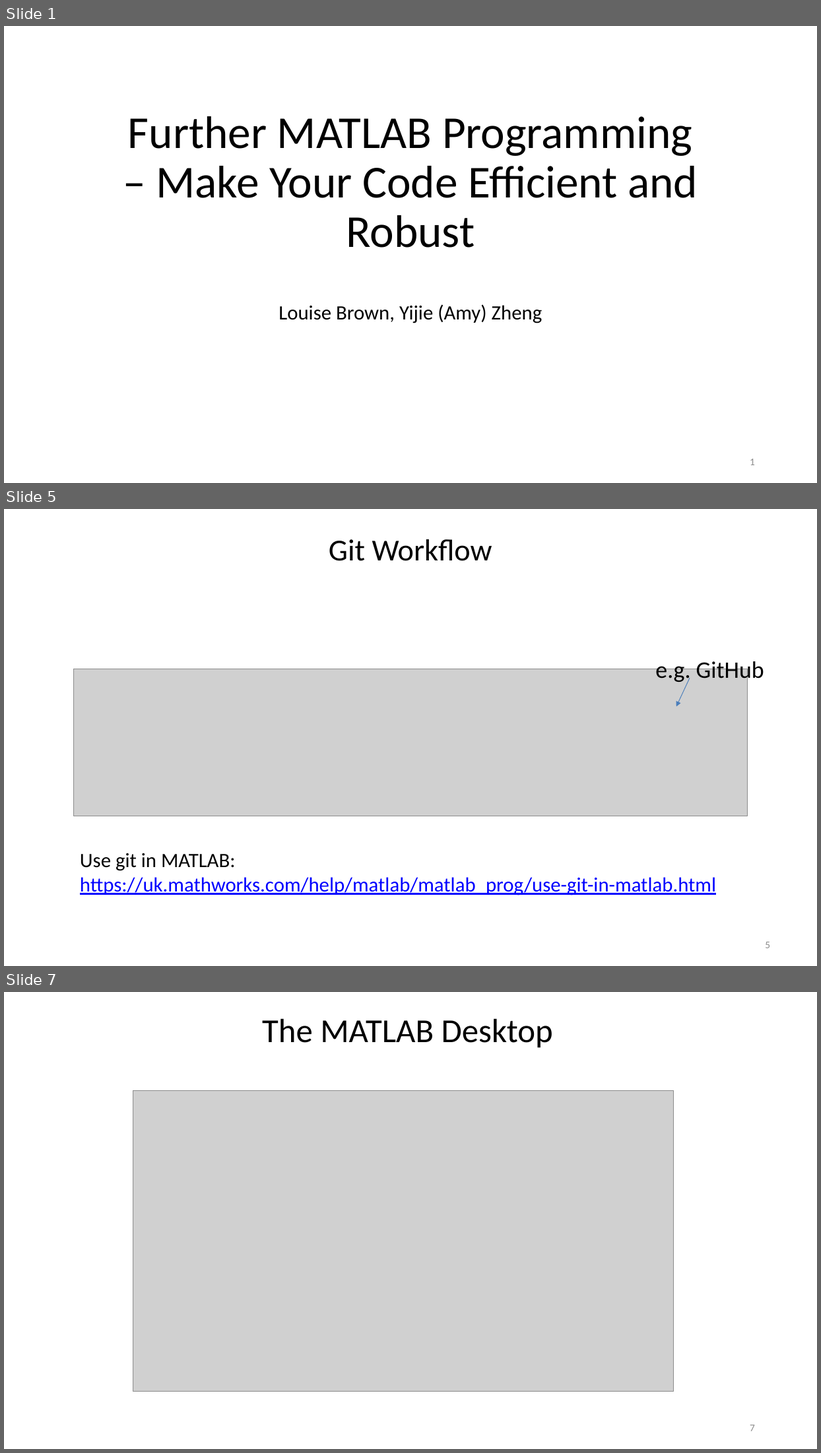
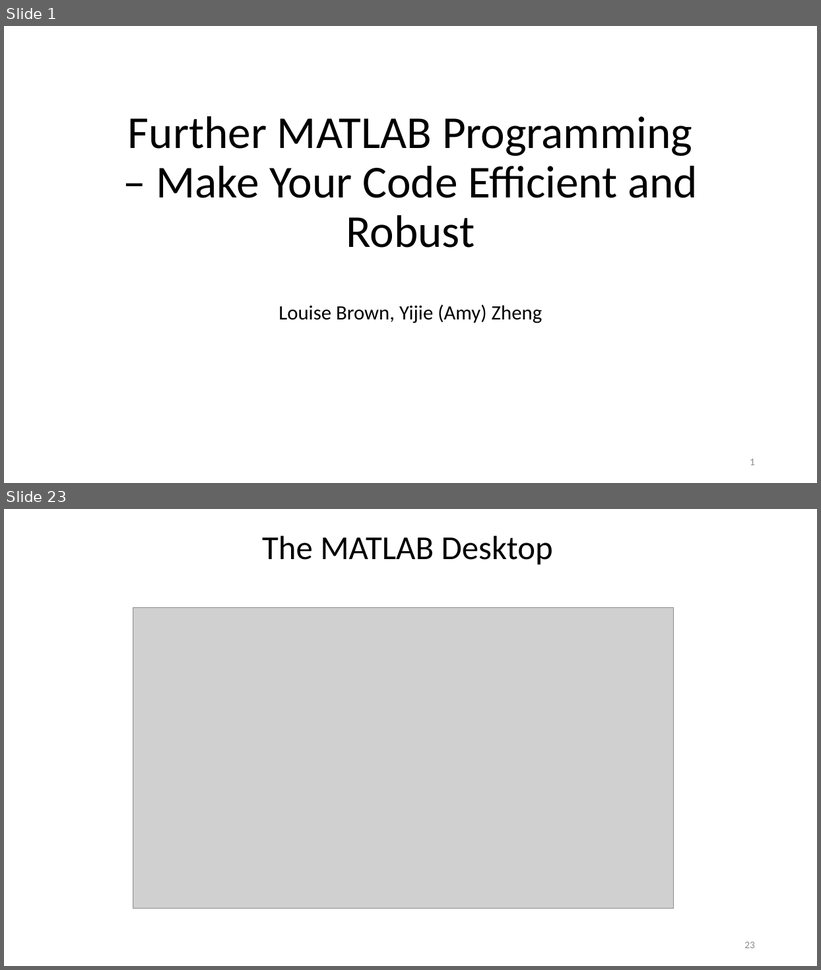
Before and after one commit to louisepb/Nottingham_Workshop, a slide deck: InstructorMaterials/Best Practices for Software Development using MATLAB.pptx. Shown one above the other, each under a label of ours: slides 1, 5 and 7 before the commit, slides 1 and 23 after it; the slides between them are not shown. The pictures are 821x1453 and 821x970 pixels, drawn with LibreOffice and Linux fonts; fonts in the diff are those of the drawing; grey boxes stand for pictures. Boxes give left, top, right and bottom in pixels: in the first picture for what was removed or moved away, otherwise in the second. Text is boxed around its words. In the diff, an @@ line names an element or a change of style, - is before the commit and + after.

```diff
--- a/InstructorMaterials/Best Practices for Software Development using MATLAB.pptx
+++ b/InstructorMaterials/Best Practices for Software Development using MATLAB.pptx
@@ slide 5 removed at [4,509,817,966], background #FFFFFF @@
@@ text removed at [329,539,492,561] @@
-Git Workflow
@@ text removed at [655,658,764,684] @@
-e.g. GitHub
@@ picture removed at [74,669,748,816] @@
@@ arrow removed from (690, 678) to (677, 706) @@
@@ text removed at [80,854,716,896] @@
-Use git in MATLAB:
-https://uk.mathworks.com/help/matlab/matlab_prog/use-git-in-matlab.html
@@ page number removed at [765,942,770,949] @@
-5
@@ what was slide 7 is now slide 23 @@
@@ page number at [745,942,755,949]: text changed @@
-7
+23
```
Also in this commit, not shown: 3 slides changed, 18 slides added, 1 other slide removed, 2 other files.
